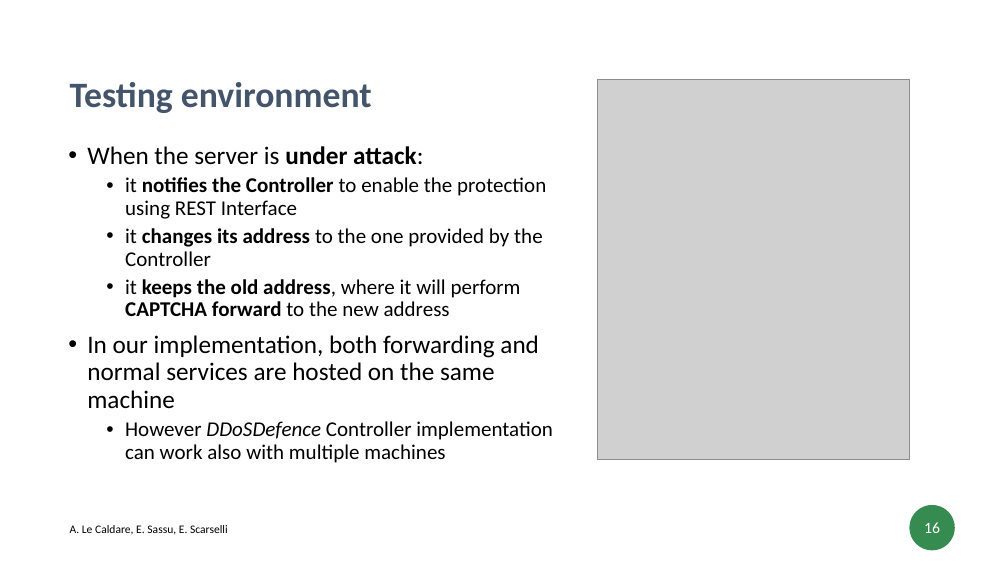
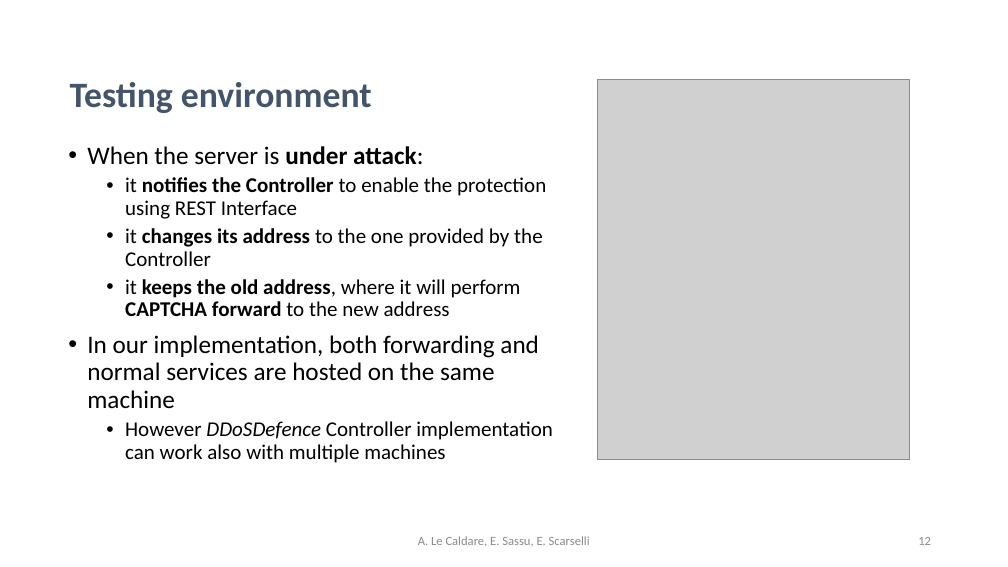
Before and after one commit to psoftware/ddosdefence-floodlight-controller, a slide deck: slide 16 of Docs/DDoSDefence.pptx. Drawn at 1008x567 pixels with LibreOffice and Linux fonts; fonts in the diff are those of the drawing; grey boxes stand for pictures. Boxes give left, top, right and bottom in pixels: in the first picture for what was removed or moved away, otherwise in the second. Text is boxed around its words. In the diff, an @@ line names an element or a change of style, - is before the commit and + after.

Commit message:
pptx: update slide modified color and pages number

```diff
--- a/Docs/DDoSDefence.pptx
+++ b/Docs/DDoSDefence.pptx
@@ page number removed at (x1=910, y1=505, x2=955, y2=551) @@
-16
@@ text "A. Le Caldare, E. Sassu, ..." moved from (x1=70, y1=525, x2=228, y2=535) to (x1=418, y1=536, x2=590, y2=546) @@
@@ text "A. Le Caldare, E. Sassu, ..." at (x1=418, y1=536, x2=590, y2=546): size 11 to 12 pt, text colour #000000 to #8C8C8C; alignment left to centre; less space between paragraphs @@
@@ text added at (x1=918, y1=537, x2=931, y2=545), 12 pt, text #8C8C8C @@
+12
```
Also in this commit, not shown: 9 other slides changed.
